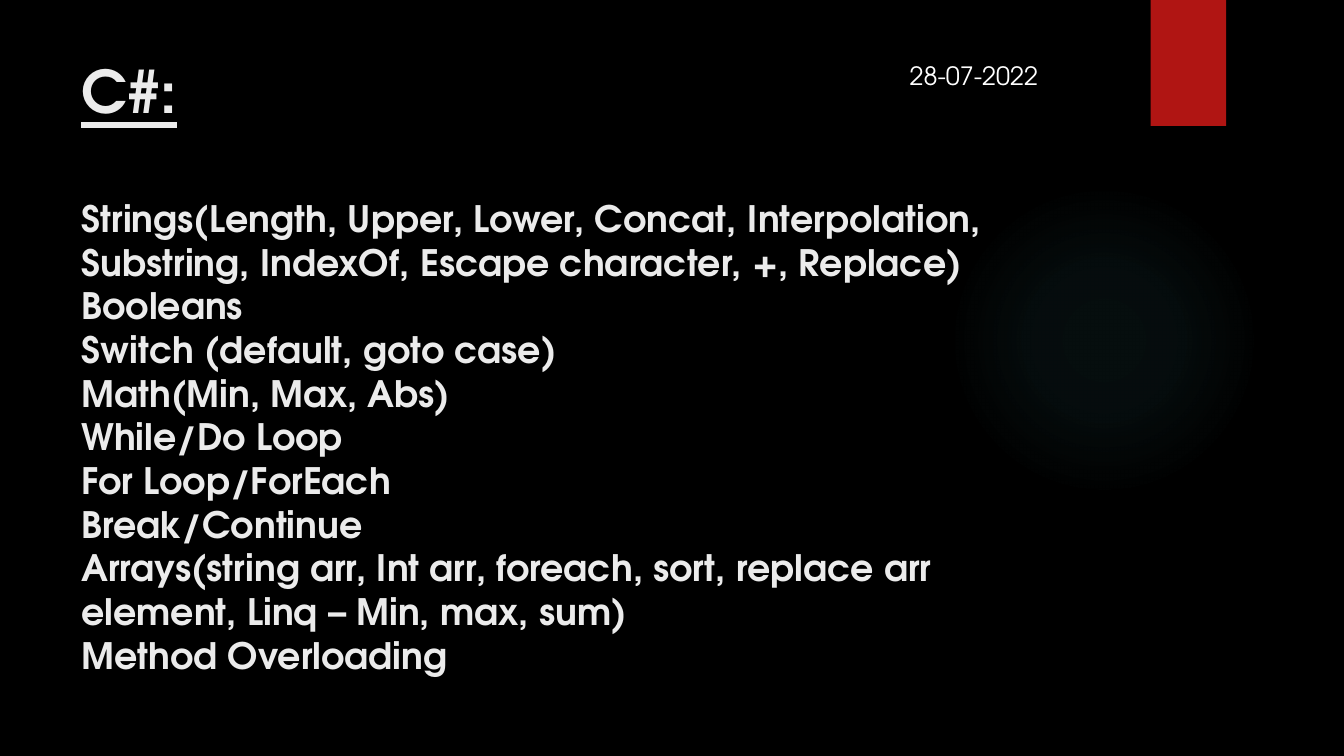
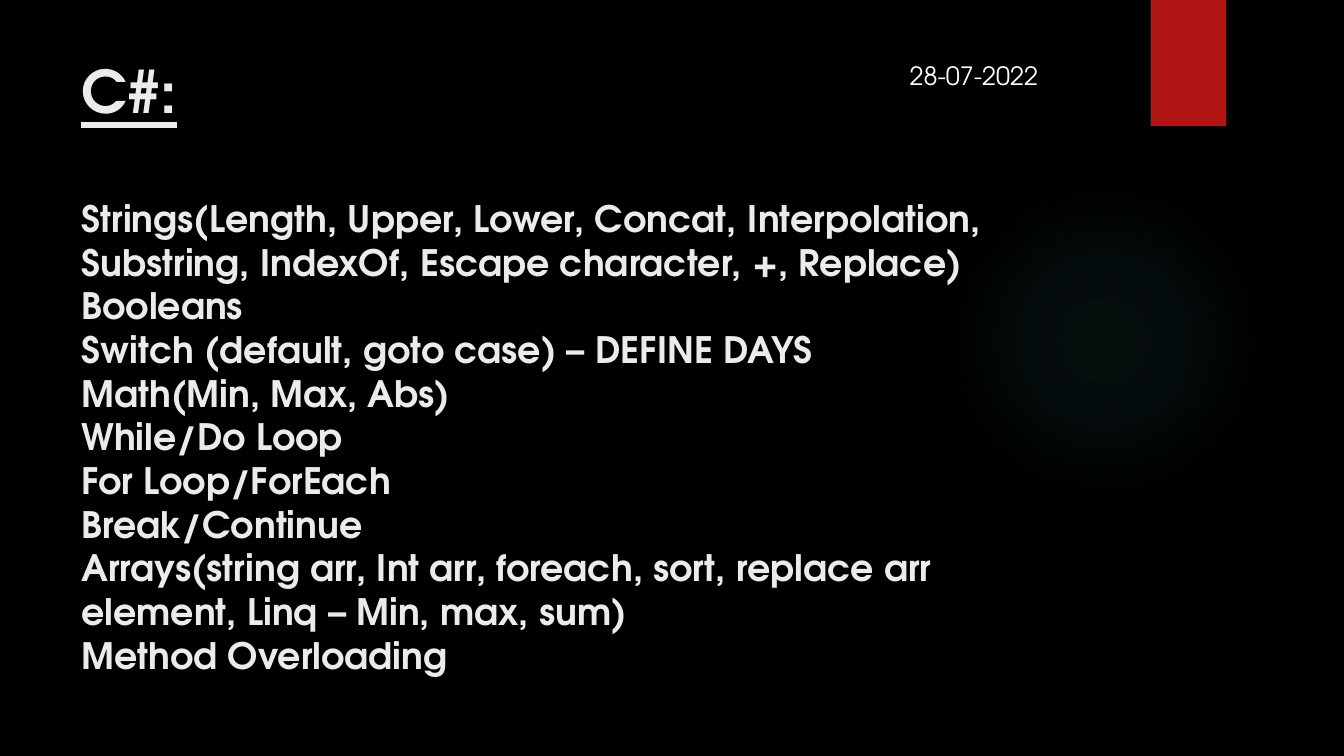
Before and after one commit to Manisoft55/AimorePractice, a slide deck: slide 9 of Notes/Day2_26_07_2022.pptx. Drawn at 1344x756 pixels with LibreOffice and Linux fonts; fonts in the diff are those of the drawing; background and template pictures are left out. Boxes give left, top, right and bottom in pixels: in the first picture for what was removed or moved away, otherwise in the second. Text is boxed around its words. In the diff, an @@ line names an element or a change of style, - is before the commit and + after.

```diff
--- a/Notes/Day2_26_07_2022.pptx
+++ b/Notes/Day2_26_07_2022.pptx
@@ title at <box>81,68,981,416</box>: text changed @@
-C#:
-Strings(Length, Upper, Lower, Concat, Interpolation, Substring, IndexOf, Escape character, +, Replace)
-Booleans
-Switch (default, goto case)
-Math(Min, Max, Abs)
+C#:
+Strings(Length, Upper, Lower, Concat, Interpolation, Substring, IndexOf, Escape character, +, Replace)
+Booleans
+Switch (default, goto case) – DEFINE DAYS
+Math(Min, Max, Abs)
```
Also in this commit, not shown: 1 other slide changed, 6 other files.
